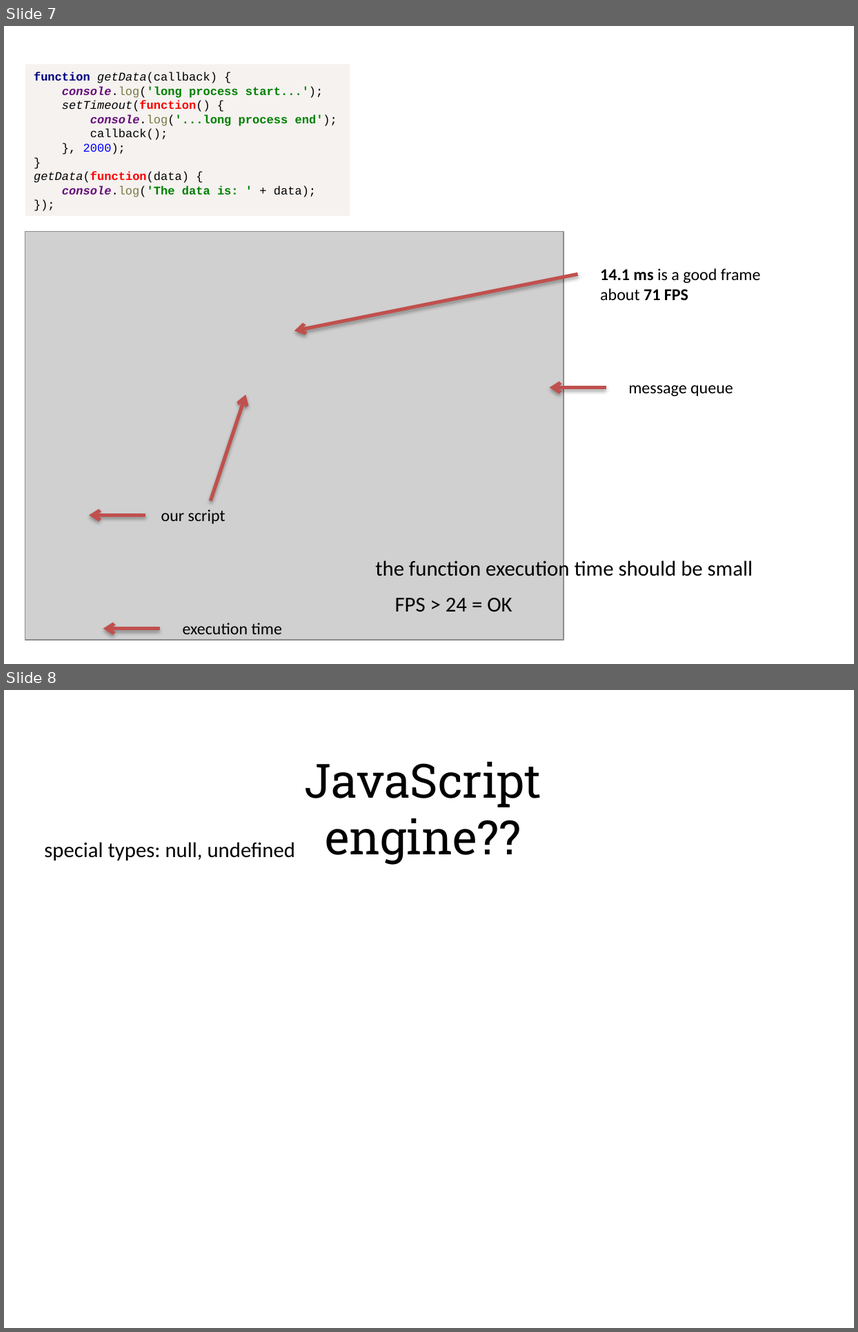
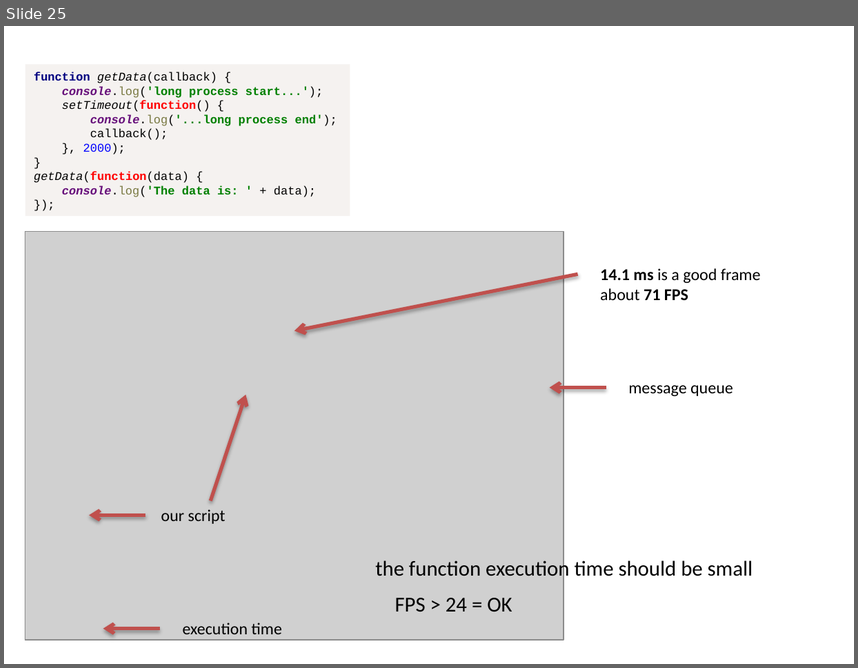
Before and after one commit to alexeymatveevp/angularjs-course, a slide deck: docs/00_jsbasics.pptx. Shown one above the other, each under a label of ours: slides 7 and 8 before the commit, slide 25 after it. The pictures are 858x1332 and 858x668 pixels, drawn with LibreOffice and Linux fonts; fonts in the diff are those of the drawing; grey boxes stand for pictures. Boxes give left, top, right and bottom in pixels: in the first picture for what was removed or moved away, otherwise in the second. Text is boxed around its words. In the diff, an @@ line names an element or a change of style, - is before the commit and + after.

```diff
--- a/docs/00_jsbasics.pptx
+++ b/docs/00_jsbasics.pptx
@@ slide 8 removed at <box>4,690,854,1328</box>, background #FFFFFF @@
@@ text removed at <box>304,762,542,865</box> @@
-JavaScript engine??
@@ text removed at <box>44,842,295,860</box> @@
-special types: null, undefined
@@ what was slide 7 is now slide 25 @@
```
Also in this commit, not shown: 3 slides changed, 24 slides added, 12 other slides removed, 15 other files.
